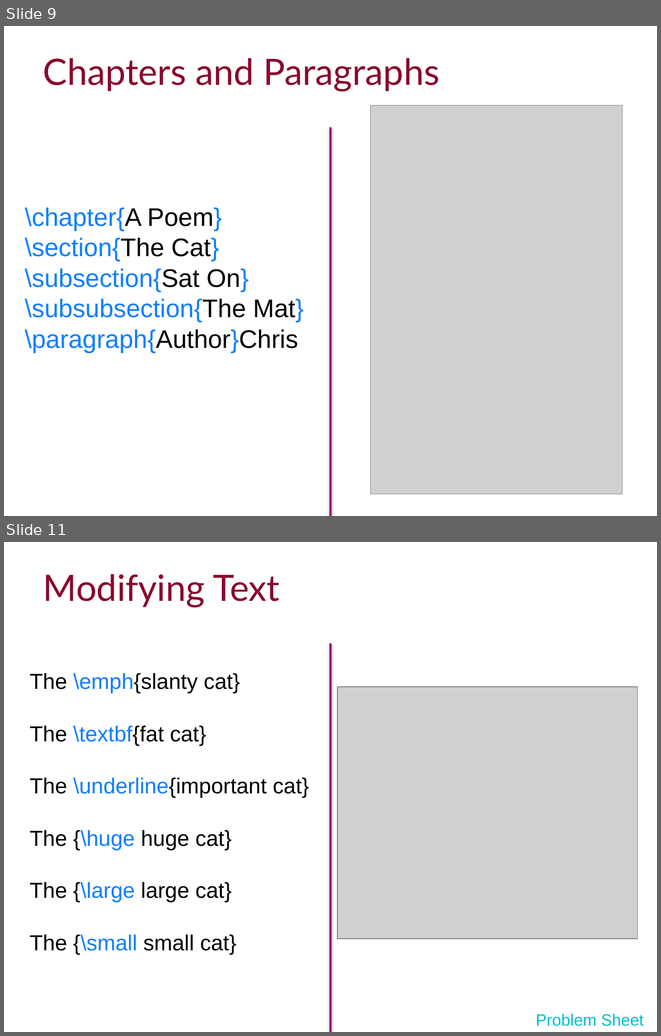
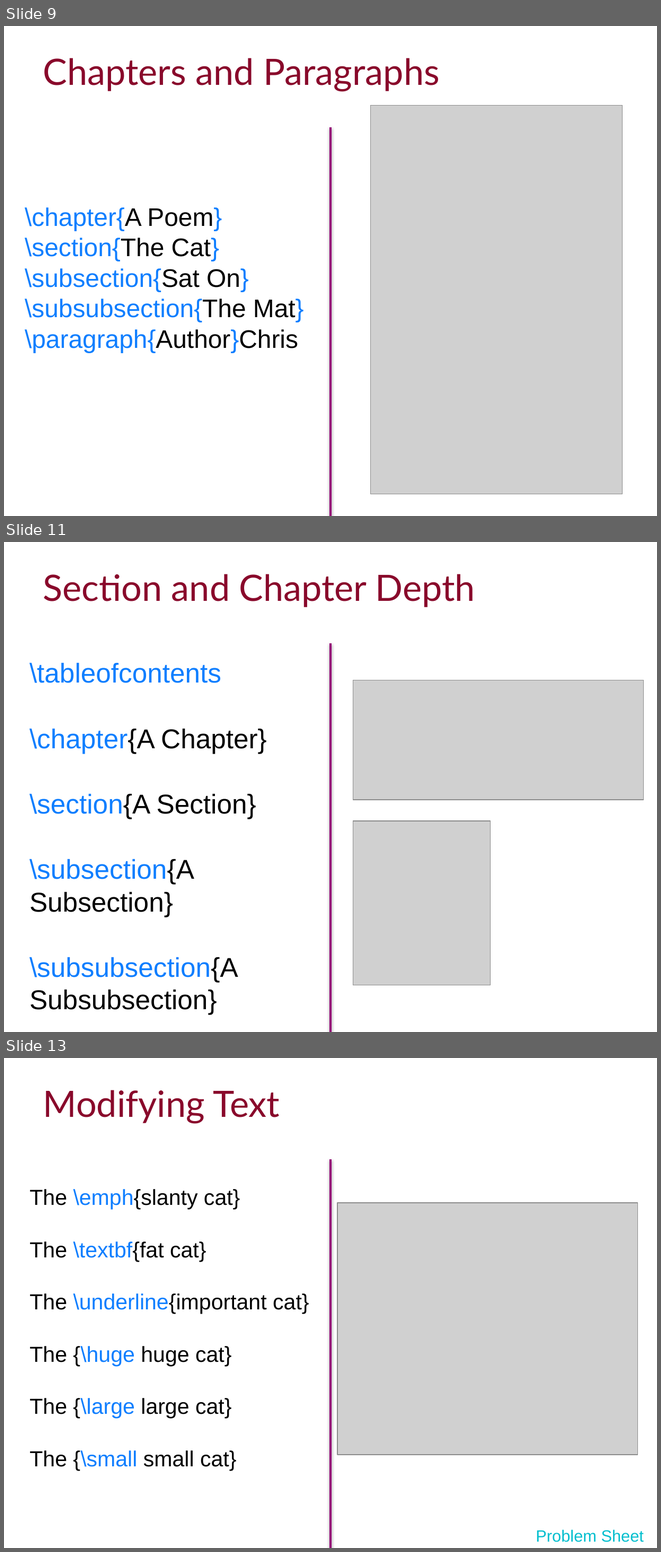
Before and after one commit to ImperialCollegeLondon/RCDS-introduction-to-latex, a slide deck: Intro to Latex Slides.pptx. Shown one above the other, each under a label of ours: slides 9 and 11 before the commit, slides 9, 11 and 13 after it; the slides between them are not shown. The pictures are 661x1036 and 661x1552 pixels, drawn with LibreOffice and Linux fonts; fonts in the diff are those of the drawing; grey boxes stand for pictures; background and template pictures are left out. Boxes give left, top, right and bottom in pixels: in the first picture for what was removed or moved away, otherwise in the second. Text is boxed around its words. In the diff, an @@ line names an element or a change of style, - is before the commit and + after.

```diff
--- a/Intro to Latex Slides.pptx
+++ b/Intro to Latex Slides.pptx
@@ slide 11 added at [4, 542, 657, 1032], background #FFFFFF @@
@@ title added at [43, 574, 475, 607], 40 pt, text #89092B @@
+Section and Chapter Depth
@@ line added from (330, 643) to (330, 1032), #960078 2 pt @@
@@ text added at [29, 662, 267, 1014], 30 pt, text #0E7EFF @@
+\tableofcontents
+\chapter{A Chapter}
+\section{A Section}
+\subsection{A Subsection}
+\subsubsection{A Subsubsection}
@@ picture added at [353, 680, 643, 800] @@
@@ picture added at [353, 821, 490, 985] @@
@@ what was slide 11 is now slide 13 @@
```
Also in this commit, not shown: 2 slides changed, 1 other slide added.
